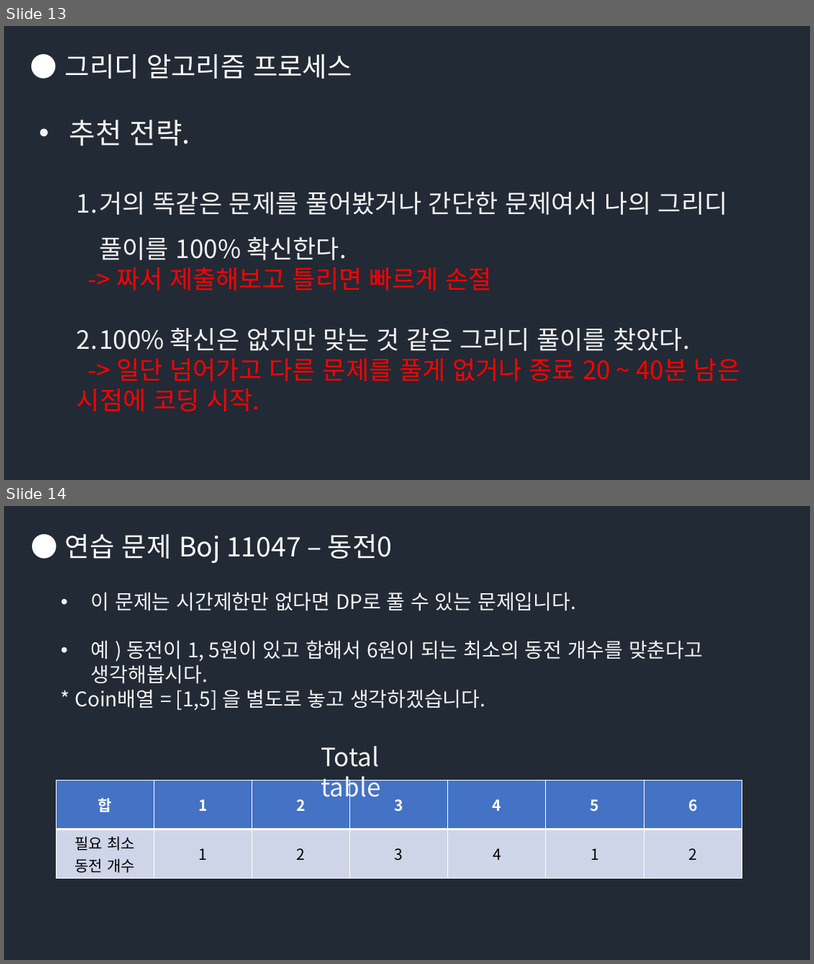
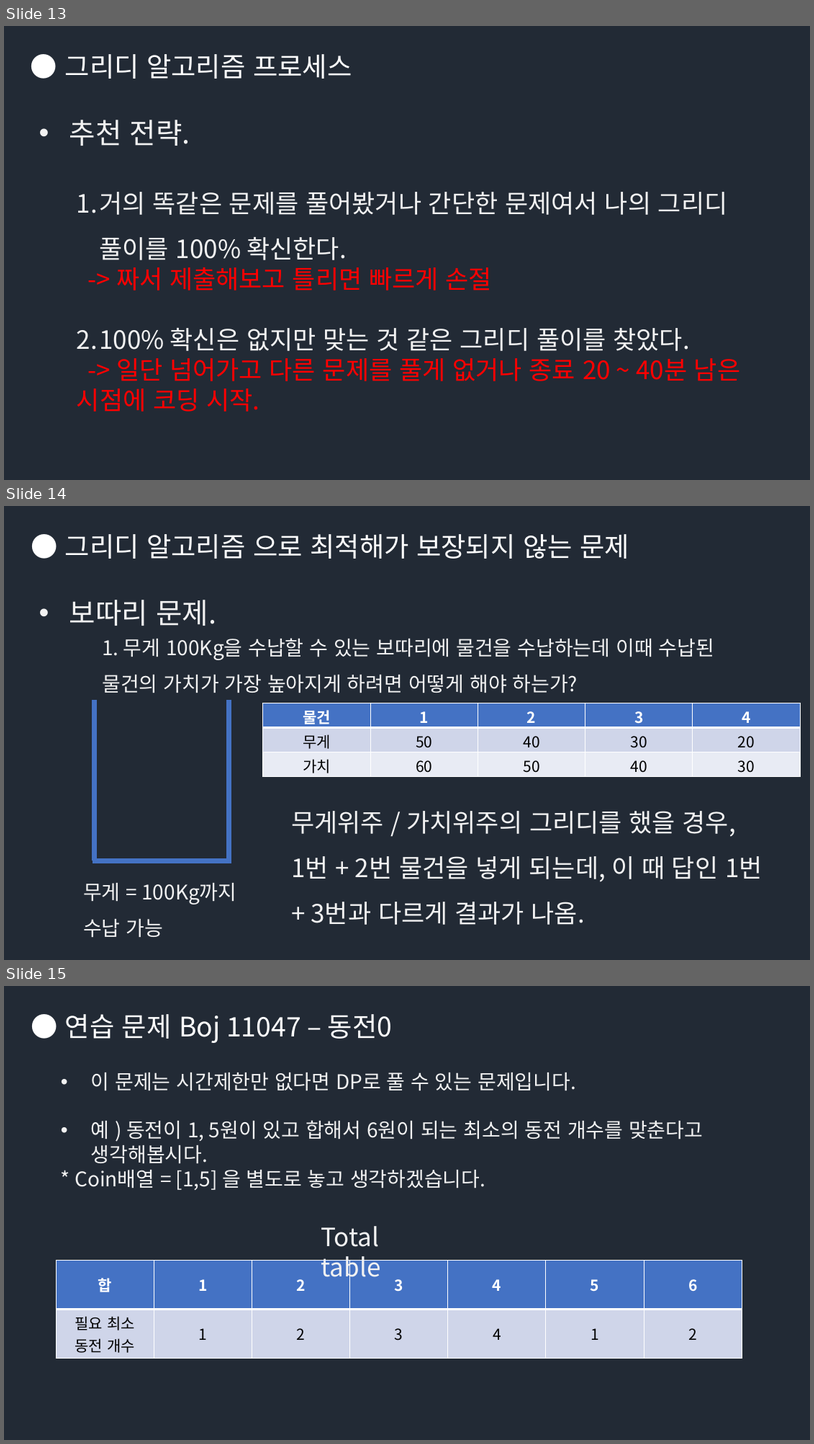
Before and after one commit to Groot-Space/Groot-space.github.io, a slide deck: assets/images/그리디/그리디.pptx. Shown one above the other, each under a label of ours: slides 13 and 14 before the commit, slides 13, 14 and 15 after it. The pictures are 814x964 and 814x1444 pixels, drawn with LibreOffice and Linux fonts; fonts in the diff are those of the drawing. Boxes give left, top, right and bottom in pixels: in the first picture for what was removed or moved away, otherwise in the second. Text is boxed around its words. In the diff, an @@ line names an element or a change of style, - is before the commit and + after.

```diff
--- a/assets/images/그리디/그리디.pptx
+++ b/assets/images/그리디/그리디.pptx
@@ slide 14 added at <box>4,506,810,960</box>, background #222A35 @@
@@ text added at <box>65,534,630,559</box>, 32 pt, text #FFFFFF @@
+● 그리디 알고리즘 으로 최적해가 보장되지 않는 문제
@@ text added at <box>70,600,216,626</box>, 34 pt, text #F2F2F2 @@
+• 보따리 문제.
@@ text added at <box>102,638,715,693</box>, 24 pt, text #F2F2F2 @@
+1. 무게 100Kg을 수납할 수 있는 보따리에 물건을 수납하는데 이때 수납된 물건의 가치가 가장 높아지게 하려면 어떻게 해야 하는가?
@@ line added from (94, 700) to (94, 860), #4472C4 6 pt @@
@@ line added from (229, 700) to (229, 860), #4472C4 6 pt @@
@@ table added at <box>263,703,801,777</box>, 3 rows, 5 columns @@
+물건 | 1 | 2 | 3 | 4
+무게 | 50 | 40 | 30 | 20
+가치 | 60 | 50 | 40 | 30
@@ text added at <box>291,811,763,924</box>, 30 pt, text #F2F2F2 @@
+무게위주 / 가치위주의 그리디를 했을 경우,
+1번 + 2번 물건을 넣게 되는데, 이 때 답인 1번 + 3번과 다르게 결과가 나옴.
@@ line added from (232, 860) to (93, 860), #4472C4 6 pt @@
@@ text added at <box>83,883,237,937</box>, 24 pt, text #F2F2F2 @@
+무게 = 100Kg까지
+수납 가능
@@ what was slide 14 is now slide 15 @@
```
Also in this commit, not shown: 5 other slides added, 1 other file.
